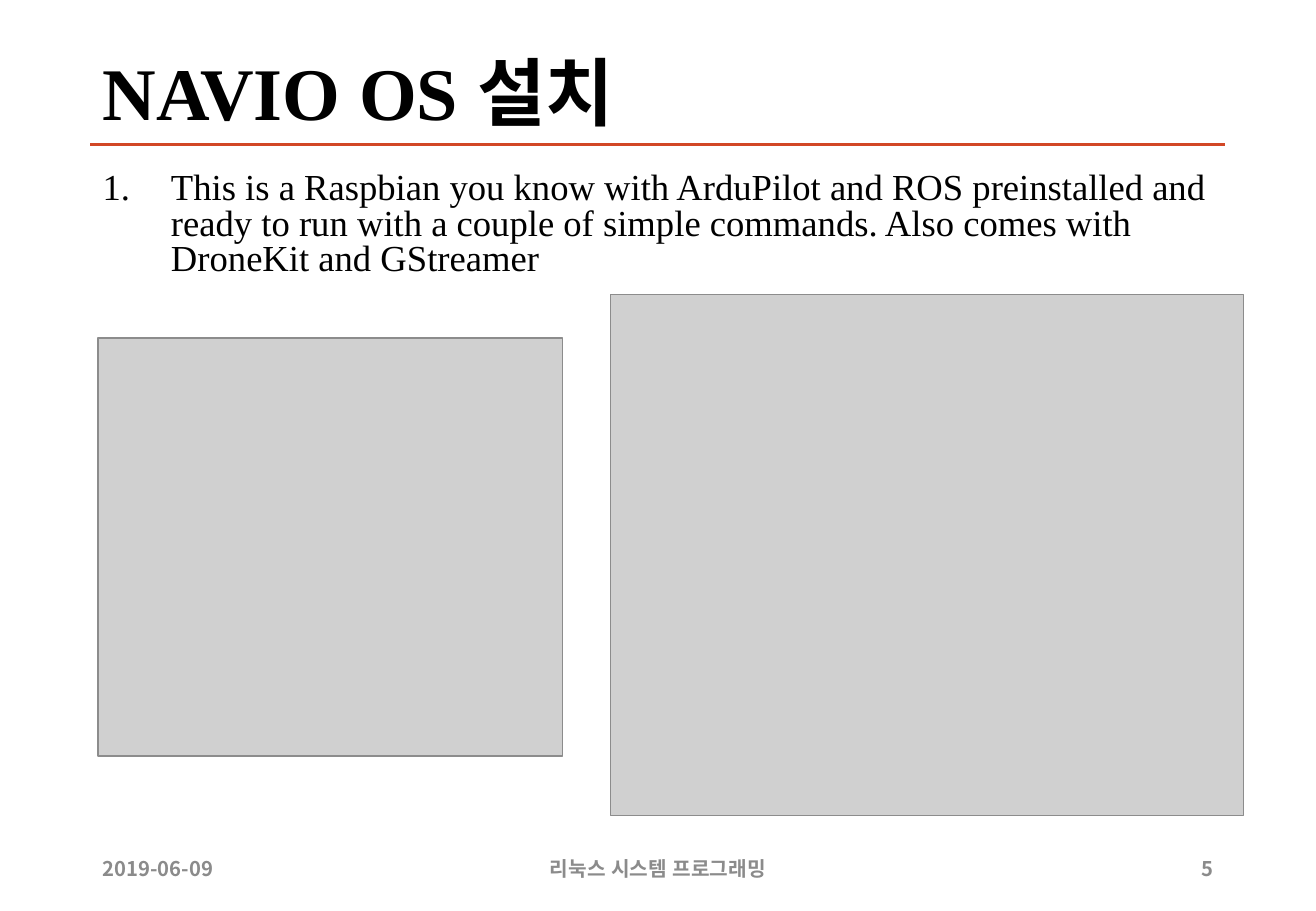
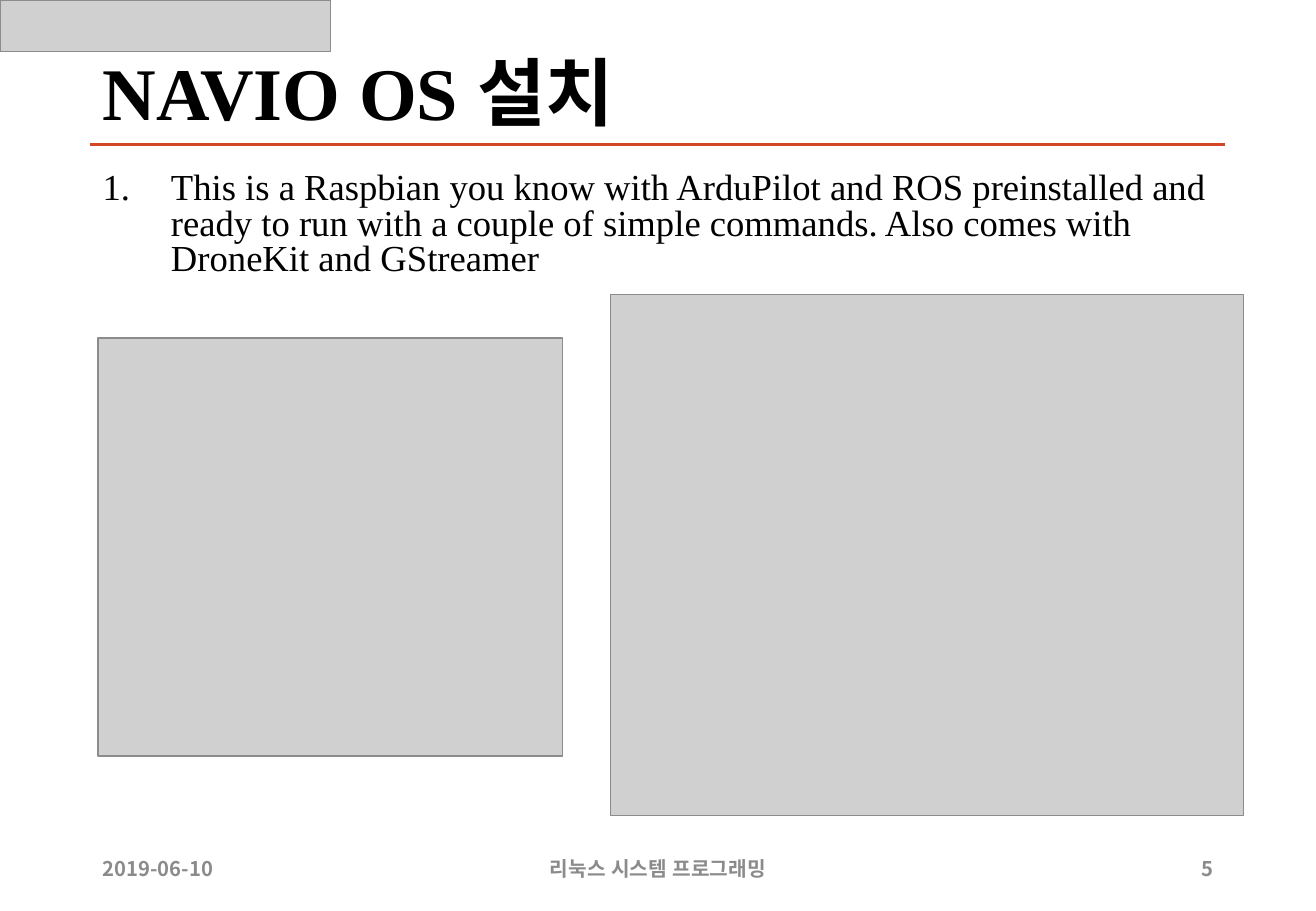
Before and after one commit to sunabove/autopilot_doc, a slide deck: slide 5 of 110 매뉴얼/190609 NAVIO 2 드론 제작 V1.1 (1).pptx. Drawn at 1316x911 pixels with LibreOffice and Linux fonts; fonts in the diff are those of the drawing; grey boxes stand for pictures. Boxes give left, top, right and bottom in pixels: in the first picture for what was removed or moved away, otherwise in the second. Text is boxed around its words. In the diff, an @@ line names an element or a change of style, - is before the commit and + after.

```diff
--- a/110 매뉴얼/190609 NAVIO 2 드론 제작 V1.1 (1).pptx
+++ b/110 매뉴얼/190609 NAVIO 2 드론 제작 V1.1 (1).pptx
@@ picture added at (0, 0, 331, 52) @@
@@ text at (103, 861, 213, 876): text changed @@
-2019-06-09
+2019-06-10
```
Also in this commit, not shown: 19 other slides changed, 2 slides added, 4 other files.
